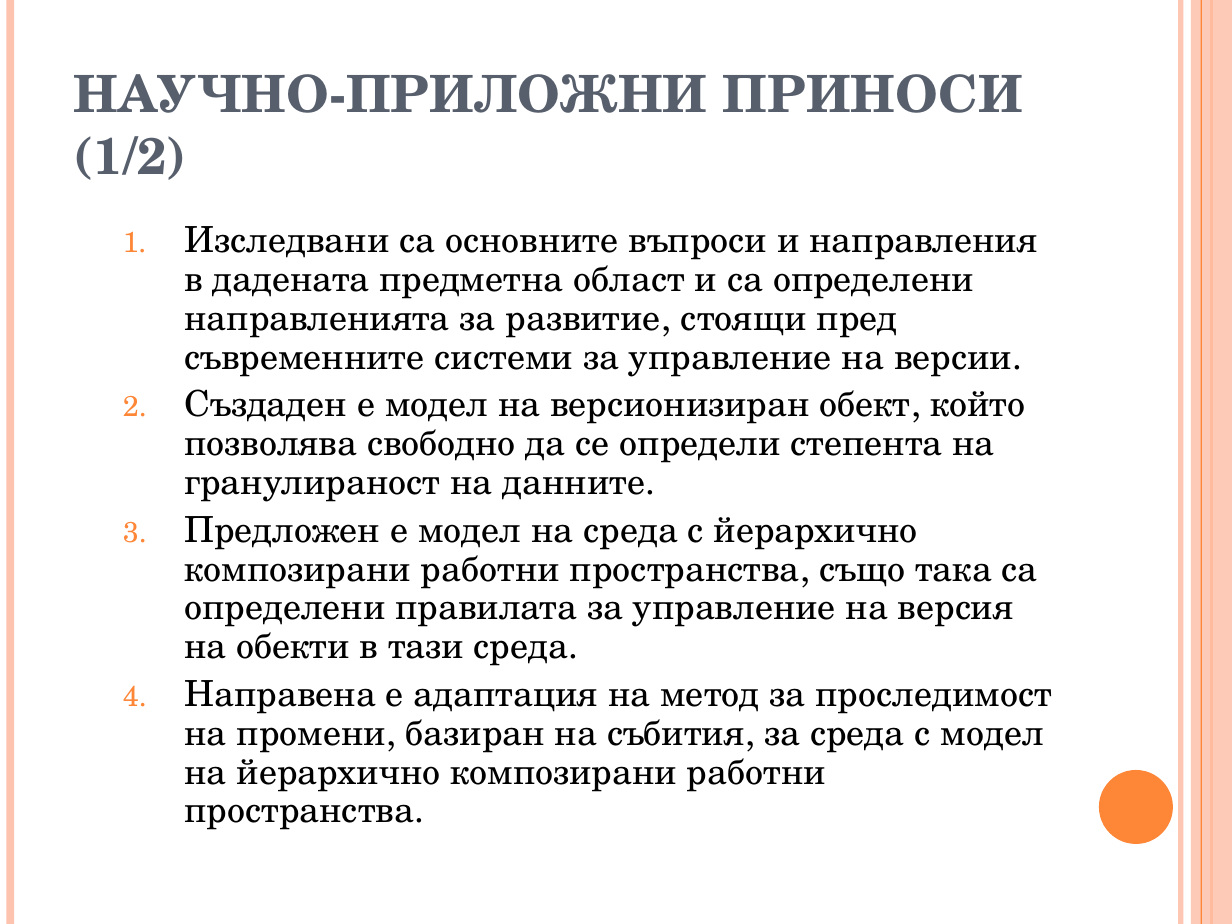
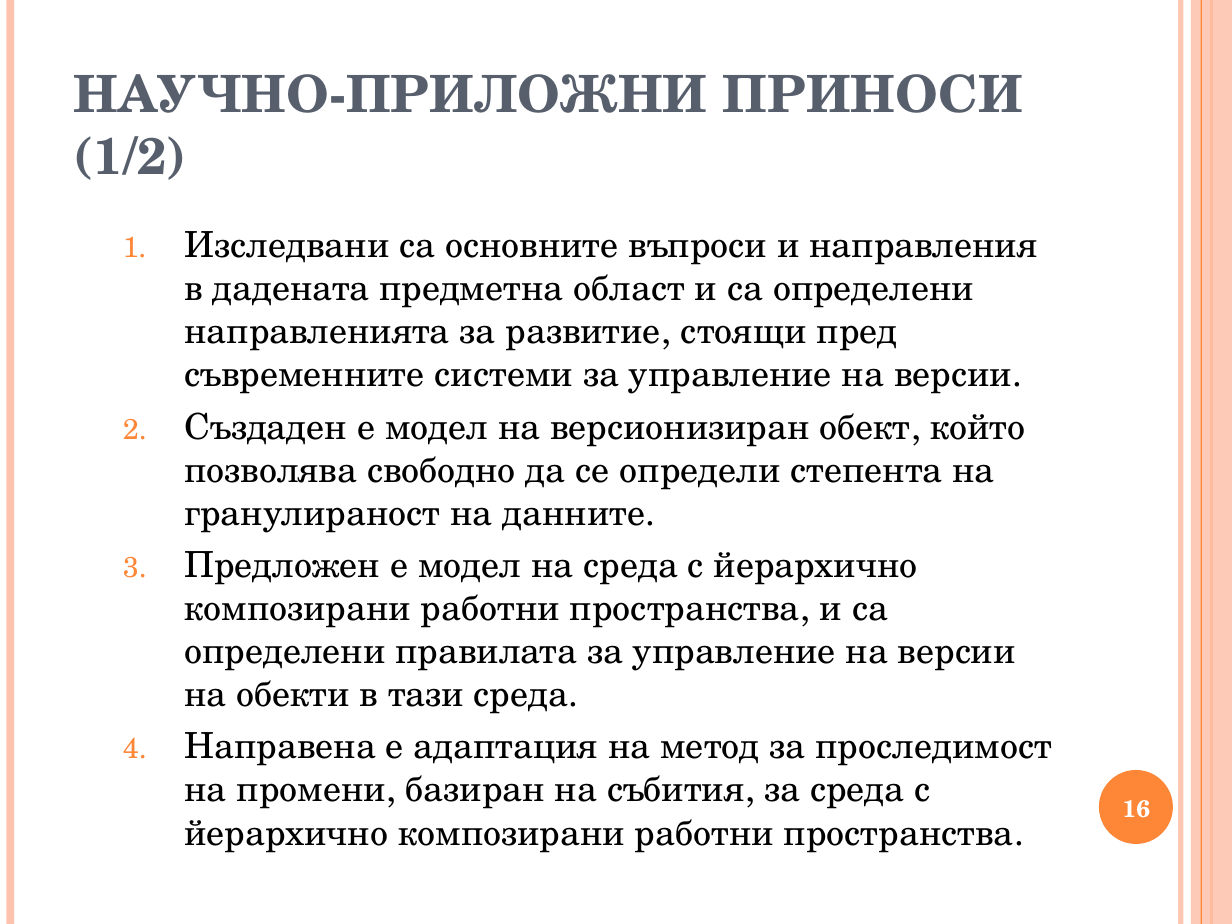
Before and after one commit to vjotov/versia, a slide deck: slide 16 of doc/presentation.ppt (slide 14 before the commit). Drawn at 1232x924 pixels with LibreOffice and Linux fonts; fonts in the diff are those of the drawing. Boxes give left, top, right and bottom in pixels: in the first picture for what was removed or moved away, otherwise in the second. Text is boxed around its words. In the diff, an @@ line names an element or a change of style, - is before the commit and + after.

```diff
--- a/doc/presentation.ppt
+++ b/doc/presentation.ppt
@@ text at bbox=[184, 231, 1037, 533]: line spacing 0.9 to 1 @@
@@ text at bbox=[184, 551, 1053, 853]: text changed @@
-  3. Предложен е модел на среда с йерархично композирани работни пространства, също така са определени правилата за управление на версия на обекти в тази среда.
-  4. Направена е адаптация на метод за проследимост на промени, базиран на събития, за среда с модел на йерархично композирани работни пространства.
+  3. Предложен е модел на среда с йерархично композирани работни пространства, и са определени правилата за управление на версии на обекти в тази среда.
+  4. Направена е адаптация на метод за проследимост на промени, базиран на събития, за среда с йерархично композирани работни пространства.
@@ page number added at bbox=[1123, 800, 1151, 818], 14 pt, text #FFFFFF, bold @@
+16
```
Also in this commit, not shown: 13 other slides changed, 5 slides added, 3 slides removed, 4 other files.
